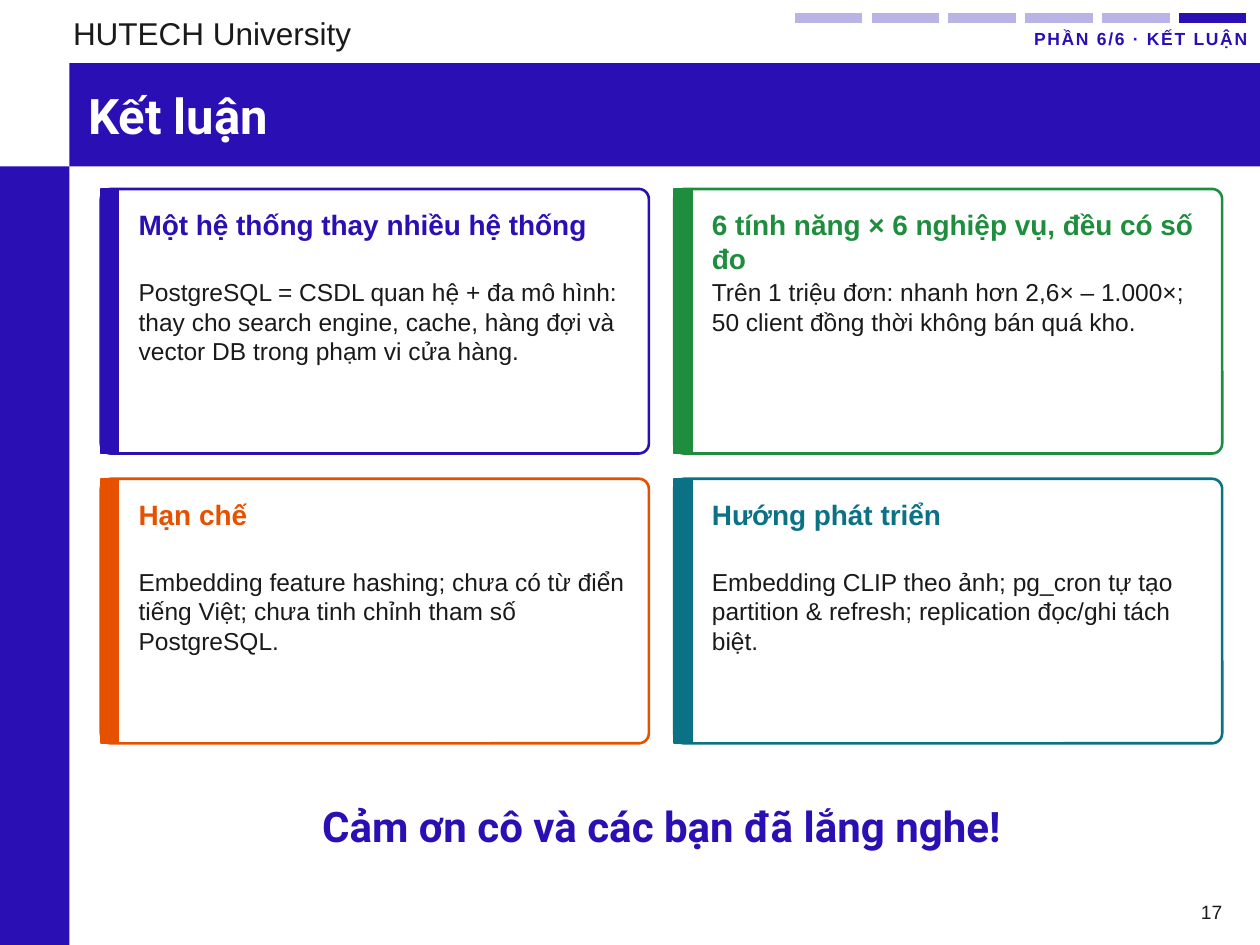
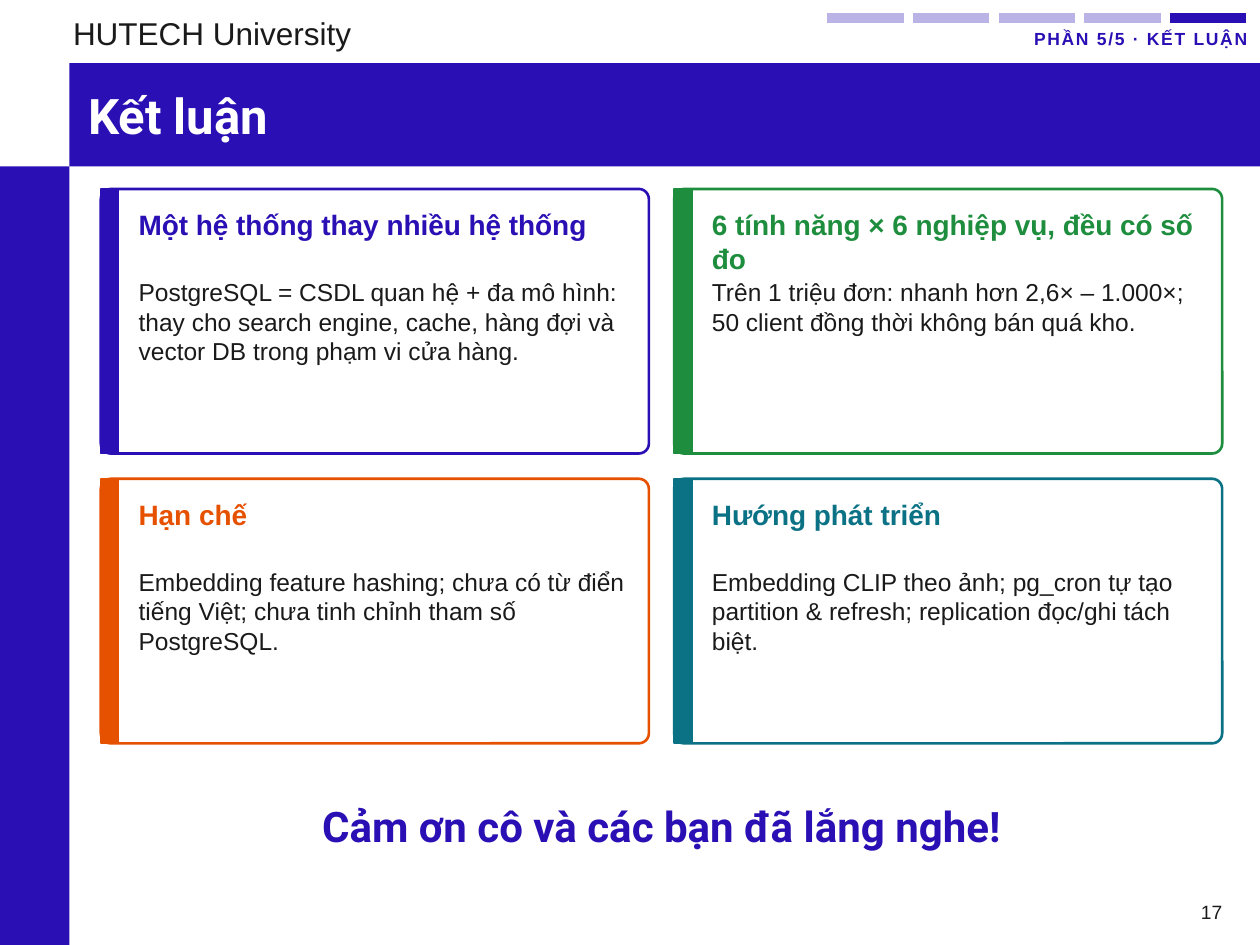
Before and after one commit to phunganhtuan123/master-csdl, a slide deck: slide 17 of docs/Slide_CSDL_Nhom6_PostgreSQL.pptx. Drawn at 1260x945 pixels with LibreOffice and Linux fonts; fonts in the diff are those of the drawing; background and template pictures are left out. Boxes give left, top, right and bottom in pixels: in the first picture for what was removed or moved away, otherwise in the second. Text is boxed around its words. In the diff, an @@ line names an element or a change of style, - is before the commit and + after.

Commit message:
Slide: gộp 6 tính năng vào phần 3 Thiết kế CSDL (5 phần), tiêu đề phụ in đậm trong body

```diff
--- a/docs/Slide_CSDL_Nhom6_PostgreSQL.pptx
+++ b/docs/Slide_CSDL_Nhom6_PostgreSQL.pptx
@@ rectangle: place and size @@
-rectangle at (794, 13, 863, 24)
+rectangle at (827, 13, 905, 24)
@@ rectangle removed at (871, 13, 940, 24) @@
@@ rectangle: place and size @@
-rectangle at (948, 13, 1017, 24)
+rectangle at (912, 13, 990, 24)
@@ rectangle: place and size @@
-rectangle at (1024, 13, 1094, 24)
+rectangle at (998, 13, 1076, 24)
@@ rectangle: place and size @@
-rectangle at (1101, 13, 1171, 24)
+rectangle at (1084, 13, 1162, 24)
@@ rectangle: place and size @@
-rectangle at (1178, 13, 1247, 24)
+rectangle at (1169, 13, 1247, 24)
@@ text at (1034, 31, 1248, 48): text changed @@
-PHẦN 6/6 · KẾT LUẬN
+PHẦN 5/5 · KẾT LUẬN
```
Also in this commit, not shown: 15 other slides changed, 2 other files.
